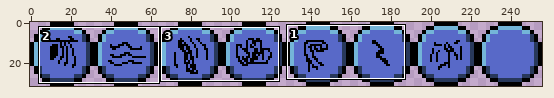
Sprite sheet, stored at release/images/interface/action_powers.png. The picture above shows the old version from afar; the outline marks the close-up.
Close-up. Earlier state:
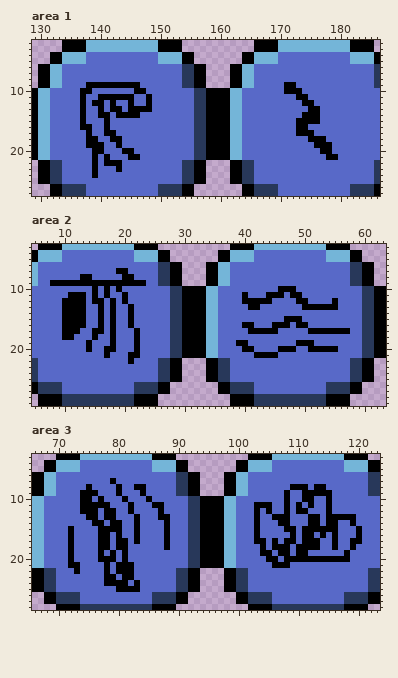
The file is 256x32 pixels. Shown: area 1: x 129..186, y 2..27; area 2: x 5..63, y 3..29; area 3: x 66..123, y 3..28. The commit also changed other parts of the picture, which this record leaves out.
And afterwards:
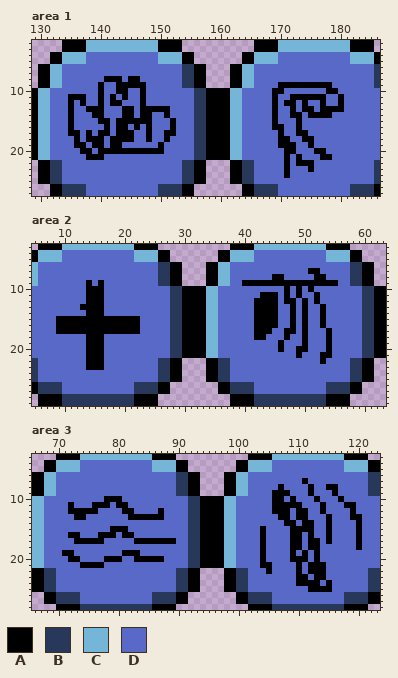
Palette (. is transparent): A #000000  B #28385a  C #74b5d8  D #5869c8
Diff:
Area 1:
y 8: x 141..143 DDD -> AAA; x 145..146 DD -> AA
y 9: x 138..139 AA -> DD; x 141..142 AA -> DD; x 147 D -> A; x 170 D -> A; x 173..178 DDDDDD -> AAAAAA
y 10: x 137..138 AA -> DD; x 140 D -> A; x 143..144 DD -> AA; x 146 A -> D; x 169..173 DDAAA -> AADDD; x 178..179 DD -> AA
y 11: x 135..136 DD -> AA; x 141 A -> D; x 143 A -> D; x 145 A -> D; x 147..148 DA -> AD; x 169 D -> A; x 172 D -> A; x 175..177 DDD -> AAA; x 180 D -> A
y 12: x 135 D -> A; x 139 A -> D; x 143 D -> A; x 145 A -> D; x 147..148 DA -> AD; x 169 D -> A; x 171..172 DD -> AA; x 175 A -> D; x 177 D -> A; x 180 D -> A
y 13: x 135 D -> A; x 137..139 ADD -> DAA; x 142..144 AAD -> DDA; x 146 A -> D; x 149..151 DDD -> AAA; x 169 D -> A; x 172 D -> A; x 174 D -> A; x 176..180 ADDDD -> DAAAA
y 14: x 135 D -> A; x 137 A -> D; x 139 D -> A; x 141 A -> D; x 143 A -> D; x 146..148 ADD -> DAA; x 151 D -> A; x 169 D -> A; x 172..174 DDA -> AAD; x 177..178 DD -> AA
y 15: x 135 D -> A; x 137 A -> D; x 140 D -> A; x 143..148 DDDDDD -> AAAAAA; x 152 D -> A; x 169 D -> A; x 174..176 AAA -> DDD
y 16: x 135 D -> A; x 137..138 AA -> DD; x 143..144 DD -> AA; x 146 D -> A; x 148 D -> A; x 152 D -> A; x 169..170 DD -> AA; x 174 A -> D
y 17: x 135..136 DD -> AA; x 140 D -> A; x 142..145 ADDD -> DAAA; x 148 D -> A; x 151..152 DD -> AA; x 170 D -> A; x 175 A -> D
y 18: x 136 D -> A; x 140 D -> A; x 144..145 DD -> AA; x 148 D -> A; x 151 D -> A; x 170..171 DD -> AA; x 174 D -> A; x 176..177 AA -> DD
y 19: x 136..138 DDA -> AAD; x 142 D -> A; x 150 D -> A; x 170..172 DDD -> AAA; x 175..178 DAAA -> ADDD
y 20: x 137..139 DDA -> AAD; x 141..143 DDD -> AAA; x 146..150 DDDDD -> AAAAA; x 171..172 DD -> AA; x 176 D -> A; x 178 A -> D
y 21: x 138 D -> A; x 140..141 DA -> AD; x 145..146 AA -> DD; x 171 D -> A; x 173 D -> A; x 177 D -> A; x 179 A -> D
y 22: x 139 A -> D; x 141..143 AAA -> DDD; x 171 D -> A; x 173..175 DDD -> AAA
y 23: x 139 A -> D; x 143 A -> D; x 171 D -> A; x 175 D -> A
y 24: x 139 A -> D; x 171 D -> A
Area 2:
y 7: x 19..20 AA -> DD; x 51..52 DD -> AA
y 8: x 13..14 AA -> DD; x 20..21 AA -> DD; x 45..46 DD -> AA; x 52..53 DD -> AA
y 9: x 8..13 AAAAAA -> DDDDDD; x 15 A -> D; x 17..23 AAAAAAA -> DDDDDDD; x 40..55 DDDDDDDDDDDDDDDD -> AAAAAAAAAAAAAAAA
y 10: x 14 D -> A; x 16..17 DA -> AD; x 19 A -> D; x 46 A -> D; x 48..49 AD -> DA; x 51 D -> A
y 11: x 11..14 AAAD -> DDDA; x 16..17 DA -> AD; x 20 A -> D; x 40 A -> D; x 43 D -> A; x 46..48 ADA -> DAD; x 52 D -> A
y 12: x 10..14 AAAAD -> DDDDA; x 18 A -> D; x 20 A -> D; x 40..41 AA -> DD; x 45 D -> A; x 47..49 DDA -> AAD; x 52 D -> A; x 55 A -> D
y 13: x 10..12 AAA -> DDD; x 14..15 DD -> AA; x 18 A -> D; x 21 A -> D; x 41 A -> D; x 43..45 DDD -> AAA; x 48 D -> A; x 51..52 AA -> DD; x 54..55 AA -> DD
y 14: x 10..15 AAAADD -> DDDDAA; x 18 A -> D; x 21 A -> D; x 42..45 DDDD -> AAAA; x 48 D -> A; x 50 D -> A; x 53 D -> A
y 15: x 9 D -> A; x 14..15 DD -> AA; x 17 D -> A; x 19..20 DD -> AA; x 22 D -> A; x 42..45 DDDD -> AAAA; x 47 A -> D; x 49..50 AD -> DA; x 53 D -> A
y 16: x 9 D -> A; x 14..15 DD -> AA; x 17 D -> A; x 19..20 DD -> AA; x 22 D -> A; x 40..44 AADDD -> DDAAA; x 46..49 AADA -> DDAD; x 53 D -> A
y 17: x 9 D -> A; x 13..14 DD -> AA; x 17 D -> A; x 19..21 DDD -> AAA; x 41 A -> D; x 45 A -> D; x 47..48 DD -> AA; x 50..53 DAAA -> ADDD; x 55..57 AAA -> DDD
y 18: x 10..11 AA -> DD; x 14 D -> A; x 16 D -> A; x 18 A -> D; x 22 A -> D; x 42..43 DD -> AA; x 47 D -> A; x 50 D -> A; x 54 D -> A
y 19: x 15..16 DD -> AA; x 18 A -> D; x 22 A -> D; x 39..40 AA -> DD; x 46 D -> A; x 49 A -> D; x 51 A -> D; x 54 D -> A
y 20: x 15..18 DDAA -> AADD; x 22 A -> D; x 40..41 AA -> DD; x 47..53 AADDAAA -> DDAADDD; x 55 A -> D
y 21: x 14..17 DDDA -> AAAD; x 21..22 AA -> DD; x 42..45 AAAA -> DDDD; x 49 D -> A; x 53..54 DD -> AA
y 22: x 14..16 DDD -> AAA; x 21 A -> D; x 53 D -> A
y 23: x 14..16 DDD -> AAA
Area 3:
y 7: x 79 A -> D; x 111 D -> A
y 8: x 75 A -> D; x 80 A -> D; x 83..84 AA -> DD; x 107 D -> A; x 109..116 AAADAADD -> DDDADDAA
y 9: x 74..76 AAA -> DDD; x 80 A -> D; x 84 A -> D; x 106..107 DD -> AA; x 111 A -> D; x 113..116 AAAD -> DDDA
y 10: x 74..75 AA -> DD; x 77..81 ADDDA -> DAAAD; x 85 A -> D; x 106..109 DDAD -> AADA; x 111..113 AAD -> DDA; x 115 A -> D; x 117 D -> A
y 11: x 72 D -> A; x 74..75 AA -> DD; x 80..82 DDA -> AAD; x 86..87 AA -> DD; x 103..107 AAADD -> DDDAA; x 109 D -> A; x 112 A -> D; x 114..115 DA -> AD; x 118..119 DD -> AA
y 12: x 72..73 DD -> AA; x 78..79 AA -> DD; x 81 D -> A; x 103 A -> D; x 105..107 ADD -> DAA; x 114..115 DA -> AD; x 119 D -> A
y 13: x 73..76 DDAA -> AADD; x 78..79 AA -> DD; x 82 D -> A; x 84..86 DDD -> AAA; x 88 A -> D; x 103 A -> D; x 106 A -> D; x 110..113 DDAA -> AADD; x 116..118 AAA -> DDD; x 120 D -> A
y 14: x 76..77 AA -> DD; x 79..80 AA -> DD; x 83 A -> D; x 88 A -> D; x 103 A -> D; x 107 A -> D; x 109 D -> A; x 111 D -> A; x 113 A -> D; x 116 A -> D; x 119..120 AD -> DA
y 15: x 72 A -> D; x 77..78 AA -> DD; x 81 D -> A; x 83 A -> D; x 88 A -> D; x 103..104 AD -> DA; x 108 A -> D; x 110 D -> A; x 113..114 AA -> DD; x 116 A -> D
y 16: x 73 D -> A; x 79..83 DADDA -> ADAAD; x 88 A -> D; x 103..104 AD -> DA; x 110..111 DA -> AD; x 114..116 ADA -> DAD
y 17: x 72..76 ADDDD -> DAAAA; x 78 A -> D; x 80..81 AA -> DD; x 84..87 DDDD -> AAAA; x 89 D -> A; x 103 A -> D; x 106 A -> D; x 108 A -> D; x 110..111 DA -> AD; x 115..116 DA -> AD; x 119 A -> D
y 18: x 72 A -> D; x 77..78 AA -> DD; x 80..81 AA -> DD; x 88 A -> D; x 106..109 AAAD -> DDDA; x 111 A -> D; x 116 A -> D; x 119..120 AD -> DA
y 19: x 71 D -> A; x 77 A -> D; x 79 A -> D; x 82..83 DD -> AA; x 105 A -> D; x 107..110 AADA -> DDAD; x 113 D -> A; x 118 A -> D
y 20: x 73 D -> A; x 77 A -> D; x 80..81 DA -> AD; x 83..87 DDDDD -> AAAAA; x 104..106 DAA -> ADD; x 108 A -> D; x 112 A -> D; x 114..118 AAAAA -> DDDDD
y 21: x 72..78 AADDDDA -> DDAAAAD; x 80..82 AAA -> DDD; x 104..108 DDAAA -> AADDD; x 110 D -> A; x 112..114 DDD -> AAA
y 22: x 73 A -> D; x 78 A -> D; x 80..82 AAA -> DDD; x 105 D -> A; x 110 D -> A; x 112..114 DDD -> AAA
y 23: x 78..79 AA -> DD; x 81..82 AA -> DD; x 110..111 DD -> AA; x 113..114 DD -> AA
y 24: x 78..81 AAAA -> DDDD; x 83 A -> D; x 110..113 DDDD -> AAAA; x 115 D -> A
y 25: x 80..83 AAAA -> DDDD; x 112..115 DDDD -> AAAA
